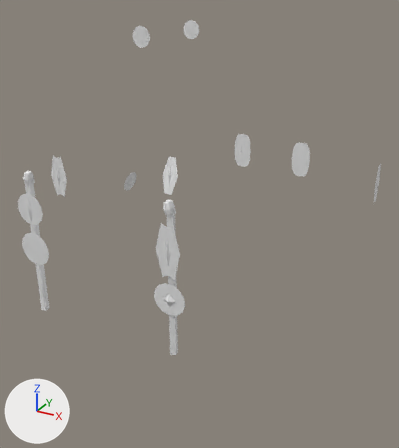
Before and after pictures for a commit that changed the COLLADA model binaries/data/mods/public/art/meshes/props/celt_temple_color.dae.
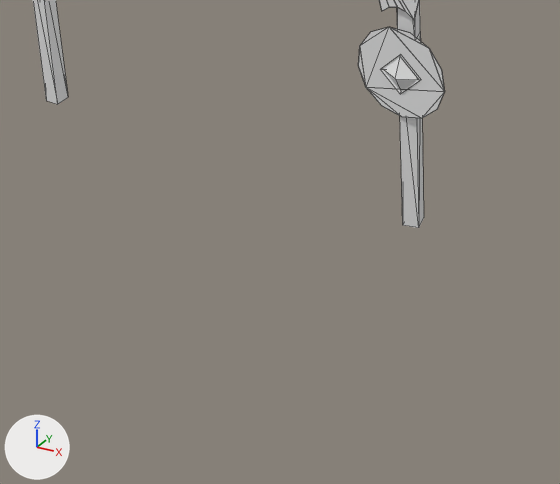
Old and new are each drawn whole from a 50 mm camera at (0.405, -0.765, 0.411) aimed at (0.008, -0.042, 0.05) and again close up on the part from 6% to 57% of the width and 61% to 100% of the height. Every picture has the same lights, and +X, +Y and +Z are marked at lower left. The close-ups show mesh edges as thin lines. Materials are left out; every surface is plain grey. Where no turn or scale is listed for an object, it has been applied to the vertices.

Script lines for the objects in view, before the commit:
```python
me_colourbitsmesh = bpy.data.meshes.new('colourbitsMesh')
me_colourbitsmesh.from_pydata(...)  # 352 vertices, 353 faces; spans x -0.264..0.248, y -0.294..0.248, z -0.012..0.341
me_colourbitsmesh.materials.append(mat_celt_props_new_dds)
# before: 50 (0.11, -0.287, -0.012) at pixel (418, 227), 51 (0.108, -0.279, -0.012) at pixel (423, 217), 55 (0.1, -0.281, -0.012), 56 (0.102, -0.289, -0.012) at pixel (402, 225), 62 (-0.103, -0.281, -0.012) at pixel (68, 97)
# before: 63 (-0.11, -0.281, -0.012), 67 (-0.11, -0.288, -0.012) at pixel (46, 100), 68 (-0.102, -0.288, -0.012) at pixel (57, 104)
# before: 234 (0.112, -0.291, 0.096) at pixel (414, 20), 235 (0.096, -0.291, 0.096) at pixel (381, 11)
ob_colourbits = bpy.data.objects.new('colourbits', me_colourbitsmesh)
ob_colourbits.location = (0.0, 0.0, 0.0)
```
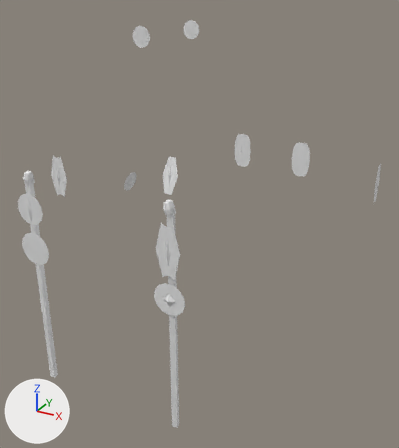
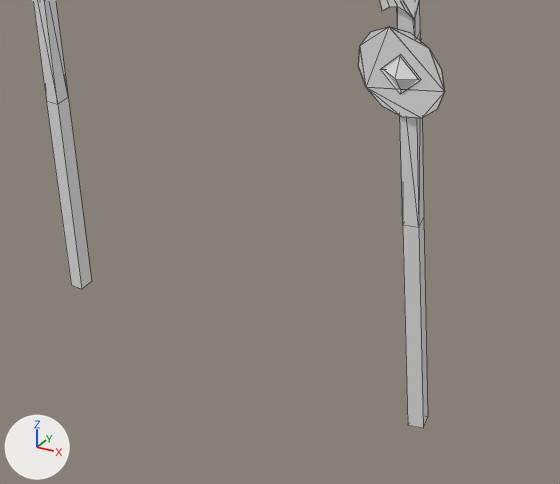
Where the newer file only moved an object's origin or applied its transform, the numbers keep the older frame.

Where the change shows, as pixel boxes (x1, y1, x2, y2) in the close-ups (560 x 484 px; the box of a moved part takes in the faces that stretch with it):
'colourbits', reshaped: before (33, 0, 445, 228); after (33, 0, 445, 428)
part 1 of me_colourbitsmesh, added: after (46, 98, 428, 428)
part 2 of me_colourbitsmesh, moved or reshaped (not visible afterwards): before (379, 0, 419, 20)

What the commit changed:
me_colourbitsmesh has 352 vertices, 353 faces and spans x -0.264..0.248, y -0.294..0.248, z -0.012..0.341.
me_colourbitsmesh is used by ob_colourbits; location (0.0, 0.0, 0.0).
Verts and faces of me_colourbitsmesh; kept vertices keep their numbers, new ones are numbered from 352.
Part 1, on me_colourbitsmesh:
New vertices 352 to 359 stand at vertices 50, 51, 55, 56, 62, 63, 67, 68, in that order, plus (0.0, 0.0, -0.116).
New faces: (51, 353, 354, 55), (55, 354, 355, 56), (62, 68, 359, 356), (62, 356, 357, 63), (63, 357, 358, 67), (67, 358, 359, 68).
New faces: (50, 56, 355, 352), (50, 352, 353, 51).
Part 2, on me_colourbitsmesh:
Vertex 234 moves to (0.112, -0.29, 0.096), pixel (414, 19).
Vertex 235 moves to (0.096, -0.29, 0.096), pixel (382, 10).
